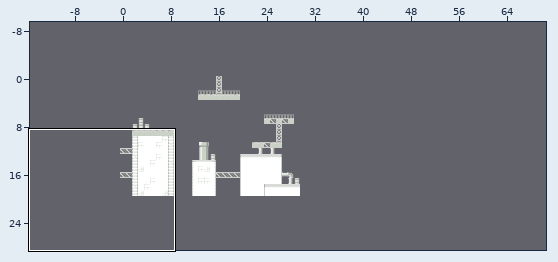
Two versions of a level (Tiled map, public/assets/test-map-2.tmx). The first picture is a wide view before the edit; the outline marks the close-up.
Close-up. Earlier state:
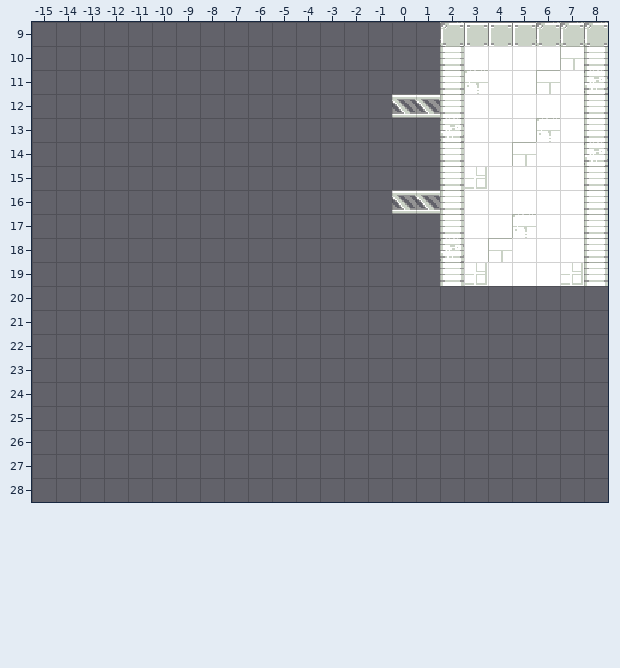
Cells are 16x16 px. Shown: x -15..8, y 9..28. The commit also changed other parts of the map, which this record leaves out.
Once edited:
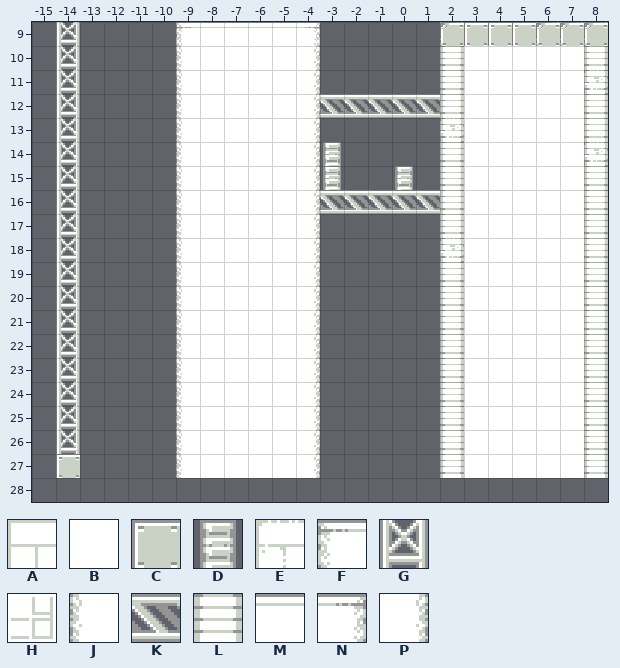
Key: from "tileset": A 2, B 3, C 6, D 7, E 8, F 9, G 12, H 14, J 15, K 18, L 20, M 21, N 27, P 33.
_ is an empty cell.
What changed:
Layer "Tile Layer 1":
y 9: x -14 _ -> G; x -9..-4 ______ -> FMMMMN
y 10: x -14 _ -> G; x -9..-4 ______ -> JBBBBP; x 7 A -> B
y 11: x -14 _ -> G; x -9..-4 ______ -> JBBBBP; x 3 E -> B; x 6 A -> B
y 12: x -14 _ -> G; x -9..-1 _________ -> JBBBBPKKK
y 13: x -14 _ -> G; x -9..-4 ______ -> JBBBBP; x 6 E -> B
y 14: x -14 _ -> G; x -9..-3 _______ -> JBBBBPD; x 5 A -> B
y 15: x -14 _ -> G; x -9..-3 _______ -> JBBBBPD; x 0 _ -> D; x 3 H -> B
y 16: x -14 _ -> G; x -9..-1 _________ -> JBBBBPKKK
y 17: x -14 _ -> G; x -9..-4 ______ -> JBBBBP; x 5 E -> B
y 18: x -14 _ -> G; x -9..-4 ______ -> JBBBBP; x 4 A -> B
y 19: x -14 _ -> G; x -9..-4 ______ -> JBBBBP; x 3 H -> B; x 7 H -> B
y 20..26: x -14 _ -> G; x -9..-4 ______ -> JBBBBP; x 2..8 _______ -> LBBBBBL
y 27: x -14 _ -> C; x -9..-4 ______ -> JBBBBP; x 2..8 _______ -> LBBBBBL
Where, in picture pixels (left, top, right, bottom), the same in both close-ups:
added: (56, 22, 80, 478)
added: (176, 22, 413, 478)
changed: (536, 46, 584, 94)
changed: (464, 70, 488, 94)
changed: (512, 118, 560, 166)
changed: (465, 167, 487, 189)
changed: (440, 214, 608, 478)
